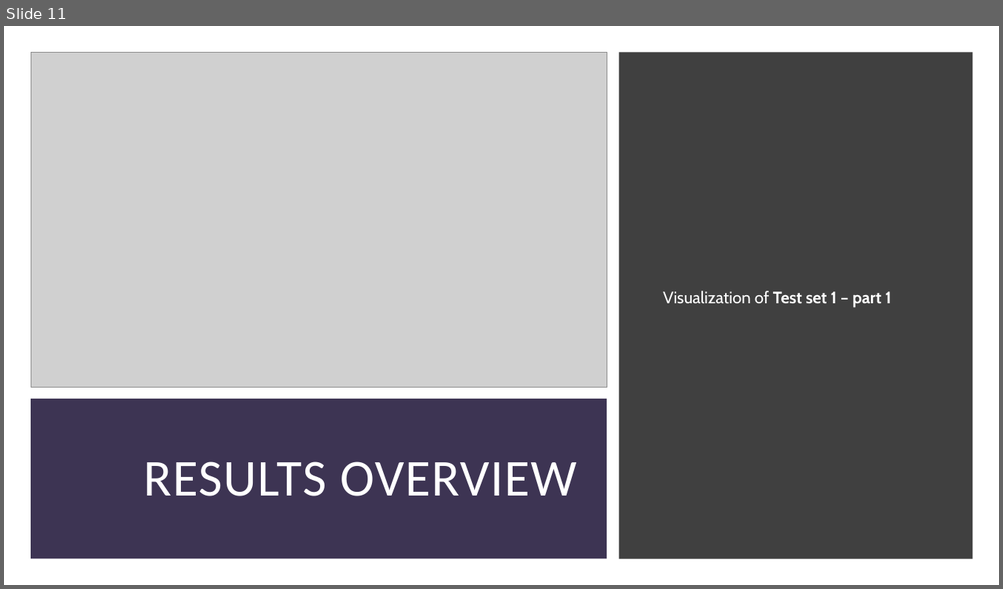
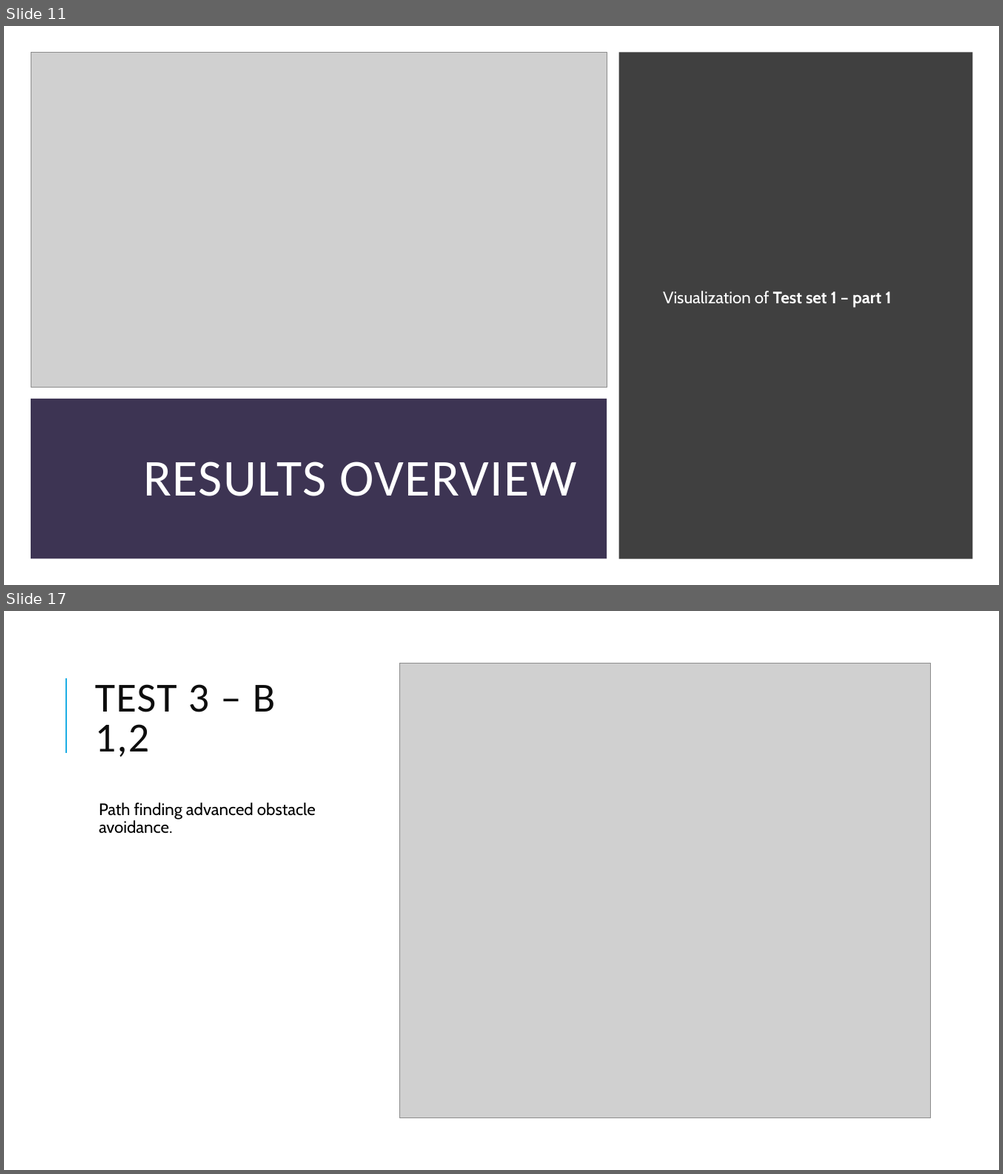
Before and after one commit to RubenTipparach/Mimicvr, a slide deck: Report/Mimic vr.pptx. Shown one above the other, each under a label of ours: slide 11 before the commit, slides 11 and 17 after it; the slides between them are not shown. The pictures are 1003x589 and 1003x1174 pixels, drawn with LibreOffice and Linux fonts; fonts in the diff are those of the drawing; grey boxes stand for pictures. Boxes give left, top, right and bottom in pixels: in the first picture for what was removed or moved away, otherwise in the second. Text is boxed around its words. In the diff, an @@ line names an element or a change of style, - is before the commit and + after.

```diff
--- a/Report/Mimic vr.pptx
+++ b/Report/Mimic vr.pptx
@@ slide 17 added at (4,611,999,1170), background #FFFFFF @@
@@ picture added at (399,664,930,1119) @@
@@ line added from (66, 753) to (66, 678), #1CADE4 1.5 pt @@
@@ title added at (95,684,275,757), 40 pt, text #0D0D0D @@
+TEST 3 – B 1,2
@@ text added at (99,803,316,834), 16 pt, text #000000 @@
+  Path finding advanced obstacle avoidance.
```
Also in this commit, not shown: 2 slides changed, 5 other slides added, 5 slides removed, 2 other files.
